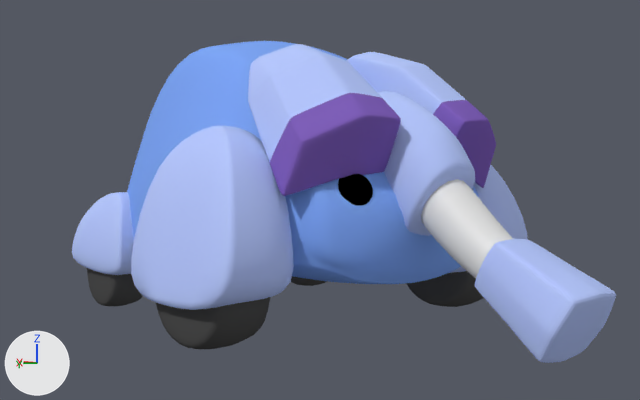
An edit to the Blender file Art/Gameplay/source/sucker.blend, drawn before and after from the same camera.
Both versions are drawn from a camera (50 mm lens) standing at (0.54, -0.01, -2.17) and looking at (4.21, -3.56, -2.43). The lights are fixed; the arrows at lower left show +X, +Y and +Z.
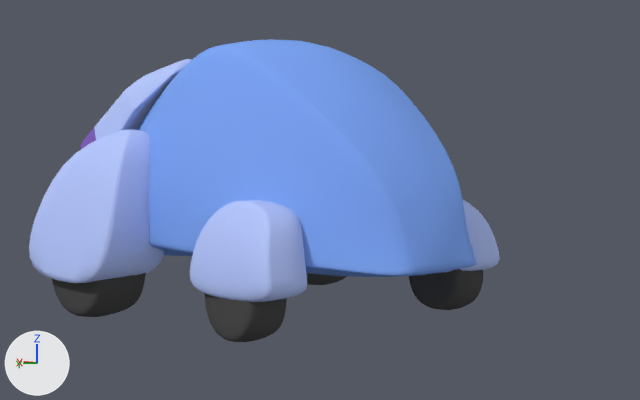
Location of each change, (x1, y1, x2, y2) in pixels of the pictures (640 x 400 px):
```json
{"object": "Cube", "change": "turned", "before": [127, 41, 479, 284], "after": [136, 39, 476, 277]}
{"object": "Cube.002", "change": "turned, moved", "before": [131, 126, 528, 310], "after": [29, 130, 164, 283]}
{"object": "Cube.001", "change": "turned, moved", "before": [248, 44, 496, 196], "after": [80, 59, 191, 149]}
{"object": "Cube.004", "change": "turned, moved", "before": [72, 192, 134, 275], "after": [190, 200, 500, 302]}
{"object": "Cube.008", "change": "turned, moved", "before": [475, 239, 616, 363], "on screen": "not visible afterwards"}
{"object": "Cube.003", "change": "turned, moved", "before": [156, 271, 484, 349], "after": [52, 273, 347, 317]}
{"object": "Cube.005", "change": "turned, moved", "before": [87, 268, 327, 306], "after": [205, 269, 483, 342]}
{"object": "Cube.006", "change": "turned, moved", "before": [378, 91, 475, 236], "on screen": "not visible afterwards"}
{"object": "Cube.007", "change": "recoloured, turned", "before": [421, 179, 513, 279], "on screen": "not visible afterwards"}
{"object": "Sphere", "change": "turned", "before": [338, 174, 473, 206], "on screen": "not visible afterwards"}
```

The change, as JSON lines over the scene's bpy script:
```json
{"op": "add", "block": "mat_material", "code": ["mat_material = diffuse_material('Material')", "mat_material.base_color = (0.351, 0.351, 0.351)  # grey #a0a0a0"]}
{"block": "me_cube_009", "where": "me_cube_009.from_pydata(...)  # 16 vertices, 14 faces; spans x -1.03..1.5, y -1.14..1.14, z -5.38..0.72"}
{"op": "add", "block": "me_cube_009", "code": "me_cube_009.materials.append(mat_material)  # grey #a0a0a0"}
{"op": "add", "block": "ob_cube_008", "code": "ob_cube_008.parent = ob_cube"}
{"op": "add", "block": "ob_cube_008", "code": "ob_cube_008.matrix_parent_inverse = Matrix(((-0.999, 0.0463, 0.0, 4.543), (-0.0463, -0.999, 0.0, -3.192), (0.0, 0.0, 1.0, 2.305), (0.0, 0.0, 0.0, 1.0)))"}
{"op": "add", "block": "ob_cube_006", "code": "ob_cube_006.parent = ob_cube"}
{"op": "add", "block": "ob_cube_006", "code": "ob_cube_006.matrix_parent_inverse = Matrix(((-0.999, 0.0463, 0.0, 4.543), (-0.0463, -0.999, 0.0, -3.192), (0.0, 0.0, 1.0, 2.305), (0.0, 0.0, 0.0, 1.0)))"}
{"op": "add", "block": "ob_cube_001", "code": "ob_cube_001.parent = ob_cube"}
{"op": "add", "block": "ob_cube_001", "code": "ob_cube_001.matrix_parent_inverse = Matrix(((-0.999, 0.0463, 0.0, 4.543), (-0.0463, -0.999, 0.0, -3.192), (0.0, 0.0, 1.0, 2.305), (0.0, 0.0, 0.0, 1.0)))"}
{"op": "add", "block": "ob_cube_005", "code": "ob_cube_005.parent = ob_cube"}
{"op": "add", "block": "ob_cube_005", "code": "ob_cube_005.matrix_parent_inverse = Matrix(((-0.999, 0.0463, 0.0, 4.543), (-0.0463, -0.999, 0.0, -3.192), (0.0, 0.0, 1.0, 2.305), (0.0, 0.0, 0.0, 1.0)))"}
{"op": "add", "block": "ob_cube_004", "code": "ob_cube_004.parent = ob_cube"}
{"op": "add", "block": "ob_cube_004", "code": "ob_cube_004.matrix_parent_inverse = Matrix(((-0.999, 0.0463, 0.0, 4.543), (-0.0463, -0.999, 0.0, -3.192), (0.0, 0.0, 1.0, 2.305), (0.0, 0.0, 0.0, 1.0)))"}
{"op": "add", "block": "ob_cube_003", "code": "ob_cube_003.parent = ob_cube"}
{"op": "add", "block": "ob_cube_003", "code": "ob_cube_003.matrix_parent_inverse = Matrix(((-0.999, 0.0463, 0.0, 4.543), (-0.0463, -0.999, 0.0, -3.192), (0.0, 0.0, 1.0, 2.305), (0.0, 0.0, 0.0, 1.0)))"}
{"op": "add", "block": "ob_cube_002", "code": "ob_cube_002.parent = ob_cube"}
{"op": "add", "block": "ob_cube_002", "code": "ob_cube_002.matrix_parent_inverse = Matrix(((-0.999, 0.0463, 0.0, 4.543), (-0.0463, -0.999, 0.0, -3.192), (0.0, 0.0, 1.0, 2.305), (0.0, 0.0, 0.0, 1.0)))"}
{"op": "set", "path": "ob_cube.rotation_euler", "old": "(0.0, 0.0, 3.095)", "new": "(0.0, 0.0, 0.0)", "note": "degrees (0, 0, 177) -> degrees (0, 0, 0)"}
```
